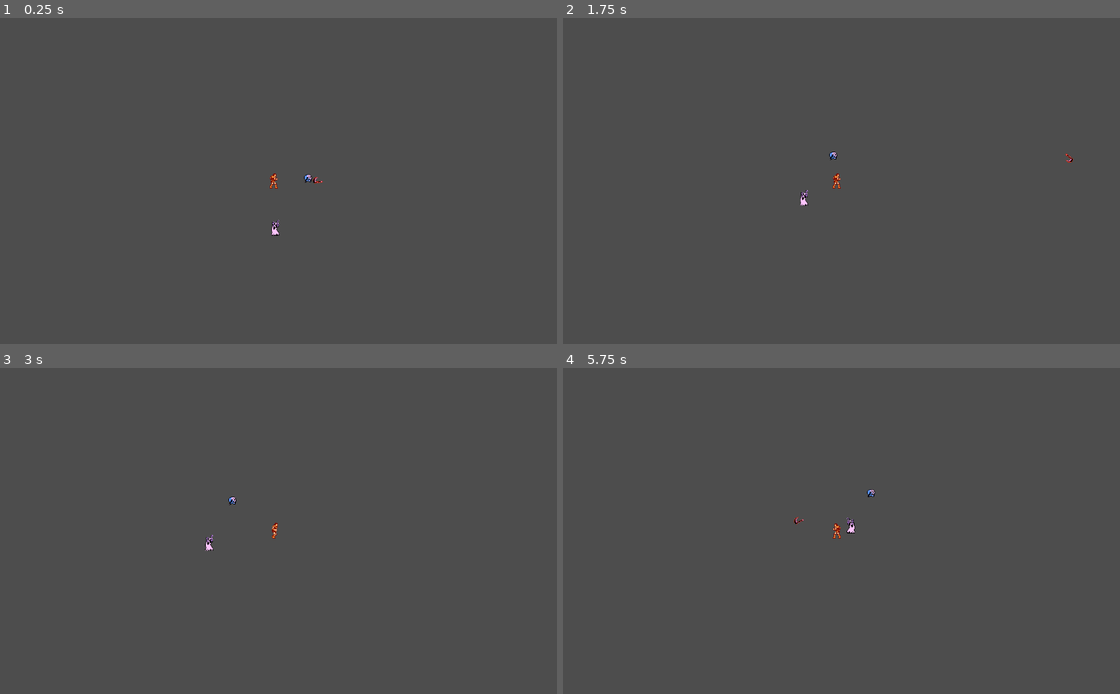
Above: before the commit, frames 1-4 (two rows, left to right).
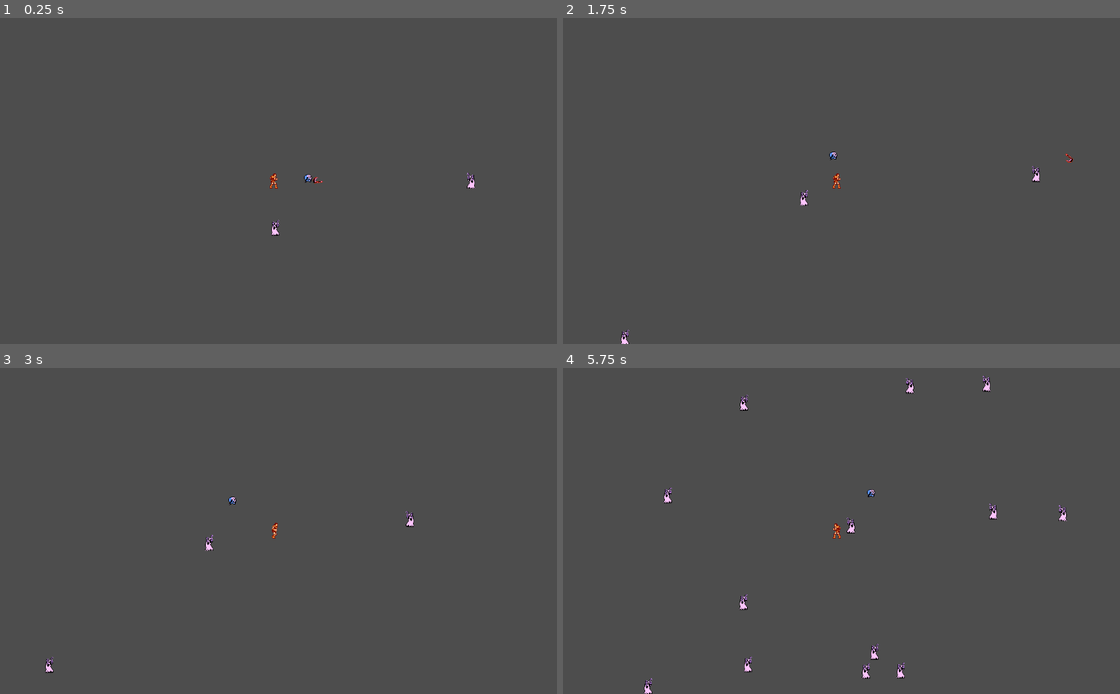
Above: after the commit, the same moments.

Repository: FishingDonut/killer_vampire
Game: Godot game, scene res://Prefabs/main.tscn
Same seed, same stepped clock (60 frames per second), same inputs: the game is played once before the commit and once after it. The project has no main scene, so this scene is started directly.
Inputs:
- Up to frame 1 (0.25 s): no input
- Up to frame 2 (1.75 s): hold Right (ui_right) 0.53-1.28 s; hold Down (ui_down) from 1.28 s (still down)
- Up to frame 3 (3 s): release Down (ui_down) at 2.03 s; hold Right (ui_right) 2.03-2.78 s; hold Up (ui_up) from 2.78 s (still down)
- Up to frame 4 (5.75 s): release Up (ui_up) at 3.53 s; hold Left (ui_left) 3.53-5.03 s; hold Down (ui_down) from 5.03 s (still down)

The runs differ from the first frame. In frame 1, less than 0.1% of the frame differs, in the area x 83-86%, y 47-53%; in frame 2, less than 0.1%; in frame 3, 0.1%; in frame 4, 0.6%, in the area x 14-91%, y 2-100%.

Commit message:
scythe completed

Diff:
--- a/Prefabs/Enemies/ghost_enemy.tscn
+++ b/Prefabs/Enemies/ghost_enemy.tscn
@@ -1,8 +1,9 @@
-[gd_scene load_steps=10 format=3 uid="uid://bgarceeiu8ucd"]
+[gd_scene load_steps=11 format=3 uid="uid://bgarceeiu8ucd"]
 
 [ext_resource type="Texture2D" uid="uid://fjcbjy4kflby" path="res://Assests/enemies/ghost/ghost-1.png" id="1_e1gga"]
 [ext_resource type="Script" path="res://Scripts/Enemies/ghost_enemy.gd" id="1_oi33n"]
 [ext_resource type="Texture2D" uid="uid://cib4elrq1xc4c" path="res://Assests/enemies/ghost/NES - Castlevania - Enemies.png" id="2_vhkdt"]
+[ext_resource type="Script" path="res://Scripts/Enemies/HurtCollision.gd" id="4_h04eg"]
 
 [sub_resource type="Animation" id="Animation_23ca7"]
 length = 0.001
@@ -191,15 +192,16 @@
 "walking": SubResource("Animation_xj5e6")
 }
 
-[sub_resource type="RectangleShape2D" id="RectangleShape2D_yx5mn"]
-size = Vector2(14, 10)
+[sub_resource type="CircleShape2D" id="CircleShape2D_i87tc"]
+radius = 5.09902
 
 [sub_resource type="RectangleShape2D" id="RectangleShape2D_ha2qu"]
 size = Vector2(16, 31)
 
 [node name="GhostEnemy" type="CharacterBody2D" groups=["enemies", "ghost_enemy"]]
+y_sort_enabled = true
 collision_layer = 2
-collision_mask = 16
+collision_mask = 3
 platform_floor_layers = 4294967294
 script = ExtResource("1_oi33n")
 
@@ -211,11 +213,14 @@
 "": SubResource("AnimationLibrary_djpn3")
 }
 
-[node name="CollisionShape2D" type="CollisionShape2D" parent="." groups=["enemies", "ghost_enemy"]]
-position = Vector2(0, 10)
-shape = SubResource("RectangleShape2D_yx5mn")
+[node name="CollisionBody" type="CollisionShape2D" parent="." groups=["enemies", "ghost_enemy"]]
+position = Vector2(0, 9)
+shape = SubResource("CircleShape2D_i87tc")
 
 [node name="HurtAreaCollision" type="Area2D" parent="." groups=["enemies", "ghost_enemy"]]
+collision_layer = 2
+collision_mask = 16
+script = ExtResource("4_h04eg")
 
 [node name="HurtCollision" type="CollisionShape2D" parent="HurtAreaCollision" groups=["enemies", "ghost_enemy"]]
 shape = SubResource("RectangleShape2D_ha2qu")
--- /dev/null
+++ b/Prefabs/Spawn/spawn_enemy.tscn
@@ -0,0 +1,11 @@
+[gd_scene load_steps=2 format=3 uid="uid://wk70ijutp7fi"]
+
+[ext_resource type="Script" path="res://Scripts/Enemies/spawn_enemy.gd" id="1_rb3ep"]
+
+[node name="SpawnEnemy" type="Node2D"]
+script = ExtResource("1_rb3ep")
+
+[node name="Timer" type="Timer" parent="."]
+wait_time = 0.3
+
+[connection signal="timeout" from="Timer" to="." method="_on_timer_timeout"]
--- a/Prefabs/Weapon/scythe.tscn
+++ b/Prefabs/Weapon/scythe.tscn
@@ -176,10 +176,6 @@
 autoplay = "active"
 speed_scale = 0.3
 
-[node name="Timer" type="Timer" parent="."]
-wait_time = 0.7
-one_shot = true
-
 [node name="HitBox" type="Area2D" parent="."]
 collision_layer = 16
 collision_mask = 2
@@ -190,6 +186,6 @@
 
 [node name="VisibleOnScreen" type="VisibleOnScreenNotifier2D" parent="."]
 
-[connection signal="timeout" from="Timer" to="." method="_cooldown"]
+[connection signal="area_entered" from="HitBox" to="." method="_on_hit_box_area_entered"]
 [connection signal="body_entered" from="HitBox" to="." method="_on_hit_box_body_entered"]
 [connection signal="screen_exited" from="VisibleOnScreen" to="." method="_on_visible_on_screen_screen_exited"]
--- a/Prefabs/main.tscn
+++ b/Prefabs/main.tscn
@@ -1,15 +1,17 @@
-[gd_scene load_steps=5 format=3 uid="uid://cdb324euxteum"]
+[gd_scene load_steps=6 format=3 uid="uid://cdb324euxteum"]
 
 [ext_resource type="PackedScene" uid="uid://bvehxtl3ij47x" path="res://Prefabs/player.tscn" id="1_08mjr"]
 [ext_resource type="PackedScene" uid="uid://b58d105y8cytt" path="res://Prefabs/camera.tscn" id="2_gf08k"]
 [ext_resource type="Texture2D" uid="uid://dupbgdp4d6am3" path="res://Assests/ui/skull-1.png" id="2_mqnxx"]
 [ext_resource type="PackedScene" uid="uid://bgarceeiu8ucd" path="res://Prefabs/Enemies/ghost_enemy.tscn" id="3_beqbw"]
+[ext_resource type="PackedScene" uid="uid://wk70ijutp7fi" path="res://Prefabs/Spawn/spawn_enemy.tscn" id="4_1m028"]
 
 [node name="Main" type="Node"]
 
 [node name="World" type="Node2D" parent="."]
 
 [node name="Camera" parent="World" instance=ExtResource("2_gf08k")]
+scale = Vector2(2, 2)
 
 [node name="Player" parent="World" instance=ExtResource("1_08mjr")]
 
@@ -17,6 +19,9 @@
 position = Vector2(3, 96)
 move_speed = 10.0
 max_hp = 20.0
+
+[node name="SpawnEnemy" parent="World" node_paths=PackedStringArray("player") instance=ExtResource("4_1m028")]
+player = NodePath("../Player")
 
 [node name="Controller" type="Control" parent="."]
 layout_mode = 3
--- a/Prefabs/player.tscn
+++ b/Prefabs/player.tscn
@@ -304,13 +304,14 @@
 "walking": SubResource("Animation_3s7km")
 }
 
-[sub_resource type="RectangleShape2D" id="RectangleShape2D_qx3dn"]
-size = Vector2(15, 12)
+[sub_resource type="CircleShape2D" id="CircleShape2D_oete8"]
+radius = 6.0
 
 [sub_resource type="RectangleShape2D" id="RectangleShape2D_ili3o"]
 size = Vector2(16, 30)
 
 [node name="Player" type="CharacterBody2D"]
+y_sort_enabled = true
 collision_mask = 2
 platform_floor_layers = 4294967293
 script = ExtResource("1_6lx1n")
@@ -324,12 +325,10 @@
 }
 
 [node name="CollisionBody" type="CollisionShape2D" parent="."]
-visible = false
-position = Vector2(-0.5, 9)
-shape = SubResource("RectangleShape2D_qx3dn")
+position = Vector2(0, 7)
+shape = SubResource("CircleShape2D_oete8")
 
 [node name="HurtBox" type="Area2D" parent="."]
-visible = false
 collision_mask = 2
 
 [node name="CollisionHurt" type="CollisionShape2D" parent="HurtBox"]
--- /dev/null
+++ b/Scripts/Enemies/HurtCollision.gd
@@ -0,0 +1,3 @@
+extends Area2D
+
+signal update_health(damage: float)
--- a/Scripts/Enemies/enemy.gd
+++ /dev/null
@@ -1,36 +0,0 @@
-class_name Enemy
-extends CharacterBody2D
-
-@onready var animation = $Animation
-@onready var sprite = $Sprite
-
-@export var move_speed: float
-@export var max_hp: float
-
-var direction: Vector2
-var current_hp: float
-var damage: float = 1.0
-
-func  _ready():
-	current_hp = max_hp
-
-func _physics_process(delta):
-	if !Global.player:
-		return
-	direction = round((Global.player.position - position).normalized())
-
-	if direction:
-		velocity = direction * move_speed
-	else:
-		velocity.x = move_toward(velocity.x, 0, move_speed)
-		velocity.y = move_toward(velocity.y, 0, move_speed)
-
-	if direction.x != 0:
-		sprite.scale.x = direction.x
-
-	move_and_slide()
-
-func _update_heart(damage) -> void:
-	current_hp -= damage
-	if current_hp <= 0:
-		queue_free()
--- a/Scripts/Enemies/ghost_enemy.gd
+++ b/Scripts/Enemies/ghost_enemy.gd
@@ -1 +1,38 @@
-extends Enemy
+class_name GhostEnemy
+extends CharacterBody2D
+
+@onready var animation = $Animation
+@onready var sprite = $Sprite
+@onready var hurt_area_collision = $HurtAreaCollision
+
+@export var move_speed: float
+@export var max_hp: float
+
+var direction: Vector2
+var current_hp: float
+var damage: float = 1.0
+
+func  _ready():
+	current_hp = max_hp
+	hurt_area_collision.update_health.connect(_update_heart)
+
+func _physics_process(delta):
+	if !Global.player:
+		return
+	direction = round((Global.player.position - position).normalized())
+
+	if direction:
+		velocity = direction * move_speed
+	else:
+		velocity.x = move_toward(velocity.x, 0, move_speed)
+		velocity.y = move_toward(velocity.y, 0, move_speed)
+
+	if direction.x != 0:
+		sprite.scale.x = direction.x
+
+	move_and_slide()
+
+func _update_heart(damage: float) -> void:
+	current_hp -= damage
+	if current_hp <= 0:
+		queue_free()
--- a/Scripts/Enemies/spawn_enemy.gd
+++ b/Scripts/Enemies/spawn_enemy.gd
@@ -2,7 +2,8 @@
 
 @export var enemy = preload("res://Prefabs/Enemies/ghost_enemy.tscn")
 @export var player: Player
-@export var move_speed := 3.0
+@export var move_speed := 40.0
+@export var max_hp := 1.0
 
 @onready var timer = $Timer
 
@@ -19,7 +20,7 @@
 		return
 
 	var enemy_instantiate = enemy.instantiate()
-	enemy_instantiate.max_hp = 5
+	enemy_instantiate.max_hp = max_hp
 	enemy_instantiate.position = player.position + distance
 	enemy_instantiate.move_speed = move_speed
 	player.get_parent().call_deferred("add_child", enemy_instantiate)
@@ -28,9 +29,9 @@
 	timer.start()
 
 func _new_distance() -> void:
-	distance = Vector2(randi_range(-1, 1), randi_range(-1, 1)) * 1000
+	distance = Vector2(randi_range(-1, 1), randi_range(-1, 1)) * 400
 	while distance == Vector2.ZERO:
-		distance = Vector2(randi_range(-1, 1), randi_range(-1, 1)) * 1000
+		distance = Vector2(randi_range(-1, 1), randi_range(-1, 1)) * 400
 
 
 func _on_timer_timeout():
--- a/Scripts/Spawn/spawn_scythe.gd
+++ b/Scripts/Spawn/spawn_scythe.gd
@@ -4,8 +4,8 @@
 @export var scythe := preload("res://Prefabs/Weapon/scythe.tscn")
 @export var player: Player
 @export var move_speed: float = 300
-@export var time_cool_down: float = 5.5
-@export var damage: float = 5.0
+@export var time_cool_down: float = 3.5
+@export var damage: float = 10.0
 
 @onready var cool_down = $CoolDown
 
--- a/Scripts/Weapon/Scythe.gd
+++ b/Scripts/Weapon/Scythe.gd
@@ -4,9 +4,6 @@
 @export var damage: float = 1
 @export var direction: Vector2 = Vector2(1, 1)
 @export var move_speed: float = 100
-
-@onready var cooldown = $Timer
-@onready var hit_box = $HitBox
 
 func _physics_process(delta):
 	position += (move_speed * direction) * delta
@@ -16,12 +13,6 @@
 	queue_free()
 
 
-func _on_hit_box_body_entered(body):
-	if body is Enemy:
-		body._update_heart(damage)
-		hit_box.set_deferred("monitoring", false)
-		cooldown.start()
-
-
-func _cooldown():
-	hit_box.set_deferred("monitoring", true)
+func _on_hit_box_area_entered(area):
+	if area.is_in_group('enemies'):
+		area.update_health.emit(damage)
--- a/project.godot
+++ b/project.godot
@@ -30,6 +30,7 @@
 2d_physics/layer_5="hit_box"
 2d_physics/layer_6="hurt_box"
 2d_physics/layer_7="npc"
+2d_physics/layer_8="force"
 
 [rendering]
 
